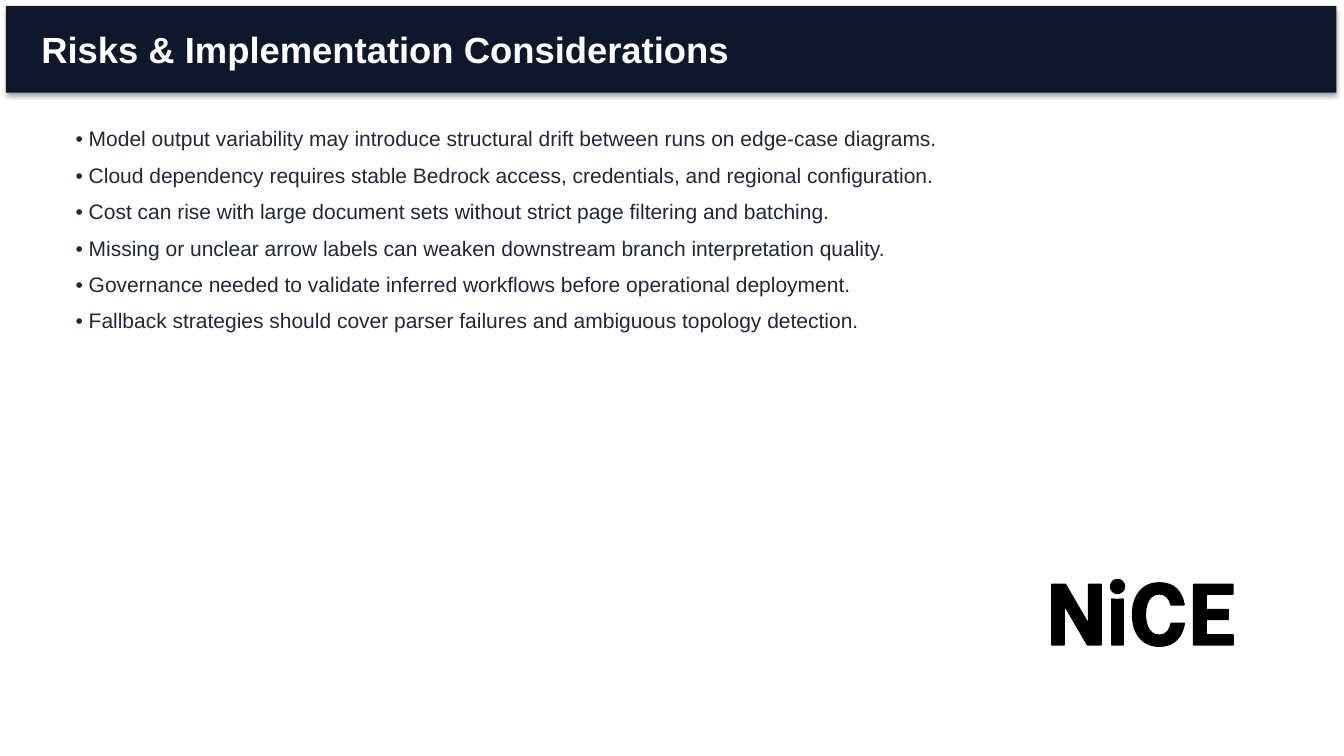
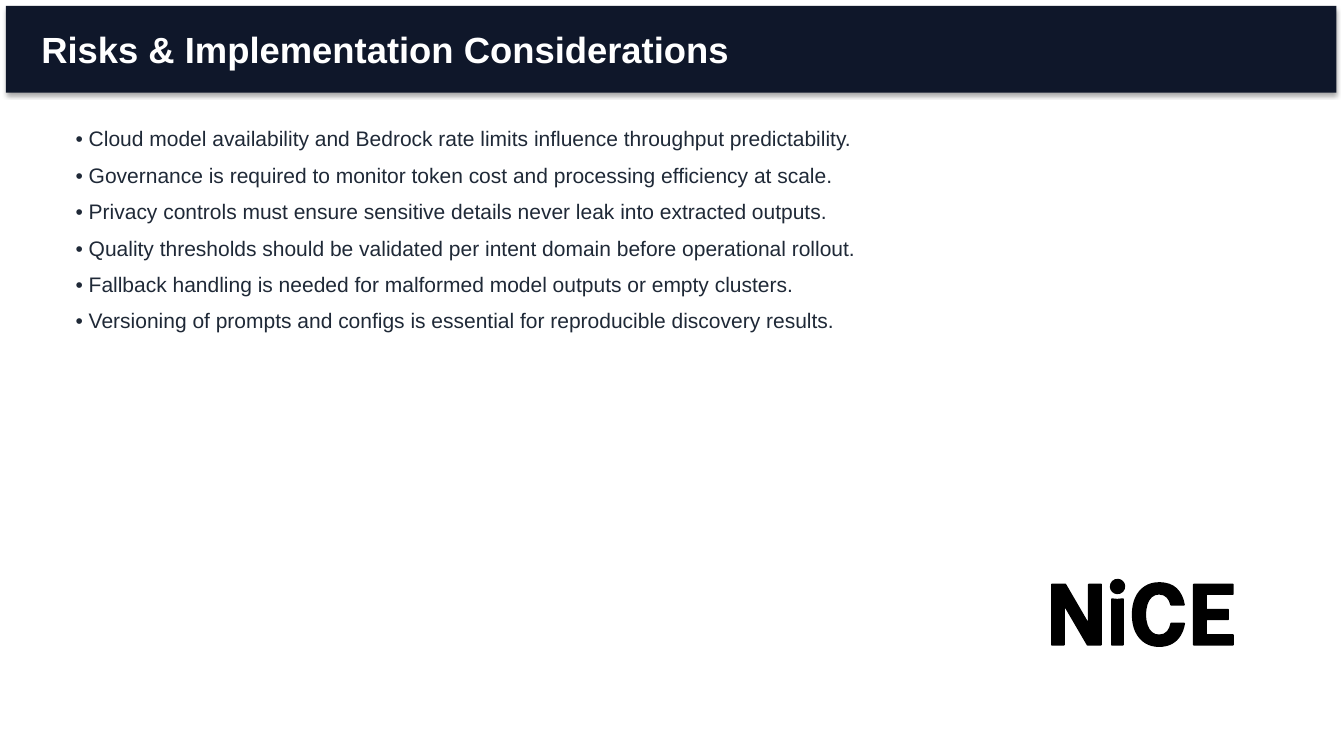
Before and after one commit to sagar-mokashi/cxone-reasearch-ppt-generation, a slide deck: slide 9 of output/project_presentation.pptx. Drawn at 1344x756 pixels with LibreOffice and Linux fonts; fonts in the diff are those of the drawing; background and template pictures are left out. Boxes give left, top, right and bottom in pixels: in the first picture for what was removed or moved away, otherwise in the second. Text is boxed around its words. In the diff, an @@ line names an element or a change of style, - is before the commit and + after.

```diff
--- a/output/project_presentation.pptx
+++ b/output/project_presentation.pptx
@@ text at (x1=89, y1=130, x2=855, y2=333): text changed @@
-• Model output variability may introduce structural drift between runs on edge-case diagrams.
-• Cloud dependency requires stable Bedrock access, credentials, and regional configuration.
-• Cost can rise with large document sets without strict page filtering and batching.
-• Missing or unclear arrow labels can weaken downstream branch interpretation quality.
-• Governance needed to validate inferred workflows before operational deployment.
-• Fallback strategies should cover parser failures and ambiguous topology detection.
+• Cloud model availability and Bedrock rate limits influence throughput predictability.
+• Governance is required to monitor token cost and processing efficiency at scale.
+• Privacy controls must ensure sensitive details never leak into extracted outputs.
+• Quality thresholds should be validated per intent domain before operational rollout.
+• Fallback handling is needed for malformed model outputs or empty clusters.
+• Versioning of prompts and configs is essential for reproducible discovery results.
```
Also in this commit, not shown: 9 other slides changed, 2 slides added, 2 slides removed, 7 other files.
